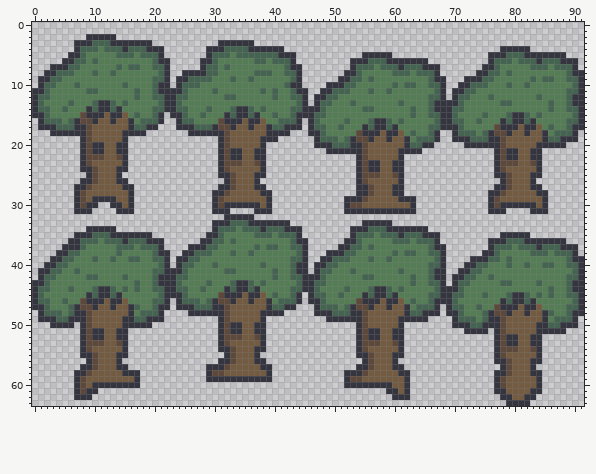
Two versions of one sprite sheet, assets/entities/ent.png. Above: the version before the commit.
The file is 92x64 pixels.
After the commit:
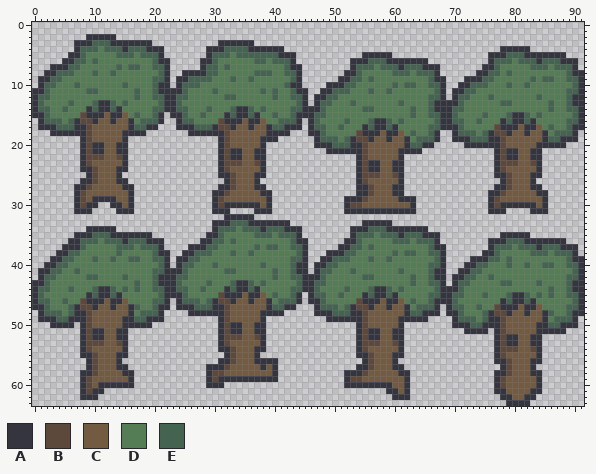
Palette (. is transparent): A #353540  B #5d483c  C #735b42  D #557d55  E #446350
Difference:
The author put colour A in row 56 at x 39 to 40; in rows 57 to 59 at x 40; in row 60 at x 29 to 31; in row 61 at x 11; in row 62 at x 10.
Colour B becomes colour A in row 58 at x 9; in rows 59 to 61 at x 8.
Colour C becomes colour A in row 59 at x 16.
Colour A becomes colour B in row 59 at x 30; in row 61 at x 9.
Colour C becomes colour B in row 58 at x 10; in rows 59 to 60 at x 9.
Colour A becomes colour C in rows 57 to 58 at x 39; in row 60 at x 10.
Colour A is gone in row 57 at x 8; in rows 58 to 60 at x 7 and 17; in rows 61 to 62 at x 7.
Changed places in both pictures, as pixel boxes (x1, y1, x2, y2):
changed: (266, 358, 278, 382)
changed: (74, 364, 104, 400)
changed: (128, 370, 140, 388)
changed: (206, 376, 224, 388)
